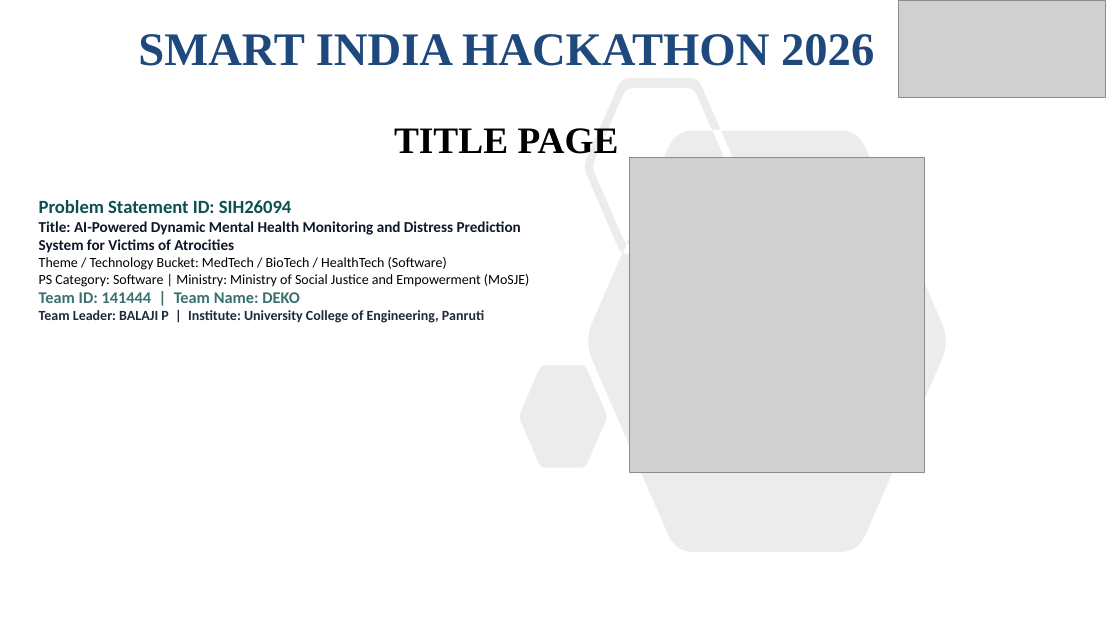
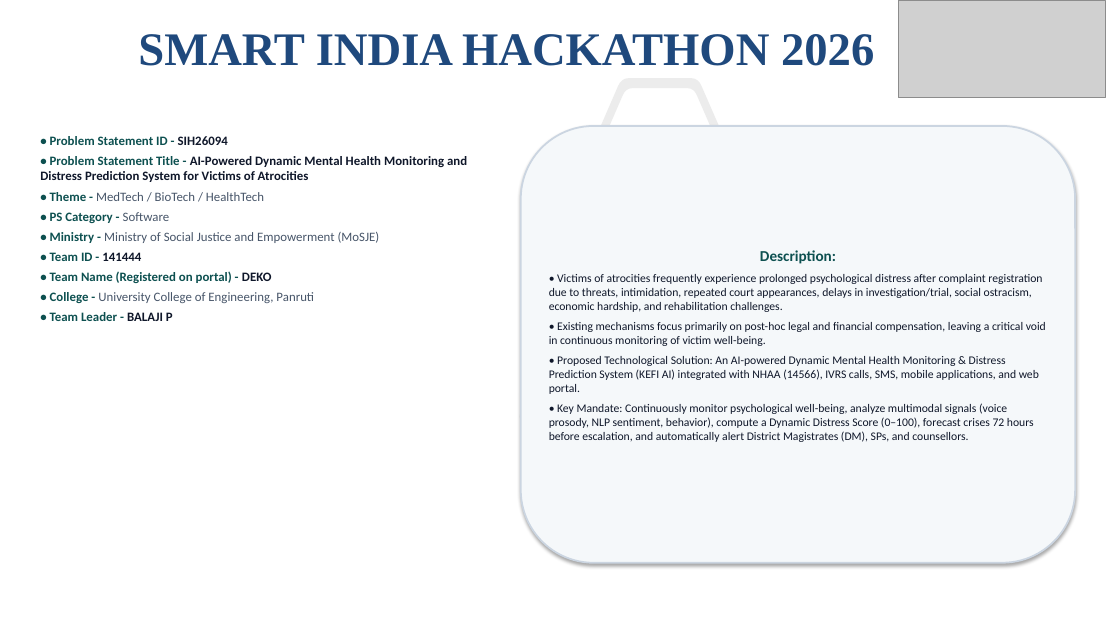
Before and after one commit to balajikrishnan031/SIH-KEFI, a slide deck: slide 1 of SIH26094_KEFI_AI_OFFICIAL_SUBMISSION.pptx. Drawn at 1120x630 pixels with LibreOffice and Linux fonts; fonts in the diff are those of the drawing; grey boxes stand for pictures. Boxes give left, top, right and bottom in pixels: in the first picture for what was removed or moved away, otherwise in the second. Text is boxed around its words. In the diff, an @@ line names an element or a change of style, - is before the commit and + after.

```diff
--- a/SIH26094_KEFI_AI_OFFICIAL_SUBMISSION.pptx
+++ b/SIH26094_KEFI_AI_OFFICIAL_SUBMISSION.pptx
@@ text at (40, 136, 467, 321): text changed; size 12 to 11 pt; text colour #000000 to #0D5050 @@
-Problem Statement ID: SIH26094
-Title: AI-Powered Dynamic Mental Health Monitoring and Distress Prediction System for Victims of Atrocities
-Theme / Technology Bucket: MedTech / BioTech / HealthTech (Software)
-PS Category: Software | Ministry: Ministry of Social Justice and Empowerment (MoSJE)
-Team ID: 141444 | Team Name: DEKO
-Team Leader: BALAJI P | Institute: University College of Engineering, Panruti
+• Problem Statement ID - SIH26094
+• Problem Statement Title - AI-Powered Dynamic Mental Health Monitoring and Distress Prediction System for Victims of Atrocities
+• Theme - MedTech / BioTech / HealthTech
+• PS Category - Software
+• Ministry - Ministry of Social Justice and Empowerment (MoSJE)
+• Team ID - 141444
+• Team Name (Registered on portal) - DEKO
+• College - University College of Engineering, Panruti
+• Team Leader - BALAJI P
@@ subtitle removed at (394, 128, 619, 154) @@
-TITLE PAGE
@@ rounded rectangle added at (521, 126, 1075, 563), fill #F5F8FA, outline #CBD5E1 1.5 pt, 10 pt, text #0F172A @@
+Description:
+• Victims of atrocities frequently experience prolonged psychological distress after complaint registration due to threats, intimidation, repeated court appearances, delays in investigation/trial, social ostracism, economic hardship, and rehabilitation challenges.
+• Existing mechanisms focus primarily on post-hoc legal and financial compensation, leaving a critical void in continuous monitoring of victim well-being.
+• Proposed Technological Solution: An AI-powered Dynamic Mental Health Monitoring & Distress Prediction System (KEFI AI) integrated with NHAA (14566), IVRS calls, SMS, mobile applications, and web portal.
+• Key Mandate: Continuously monitor psychological well-being, analyze multimodal signals (voice prosody, NLP sentiment, behavior), compute a Dynamic Distress Score (0–100), forecast crises 72 hours before escalation, and automatically alert District Magistrates (DM), SPs, and counsellors.
@@ picture removed at (630, 158, 924, 473) @@
```
Also in this commit, not shown: 5 other slides changed, 3 other files.
